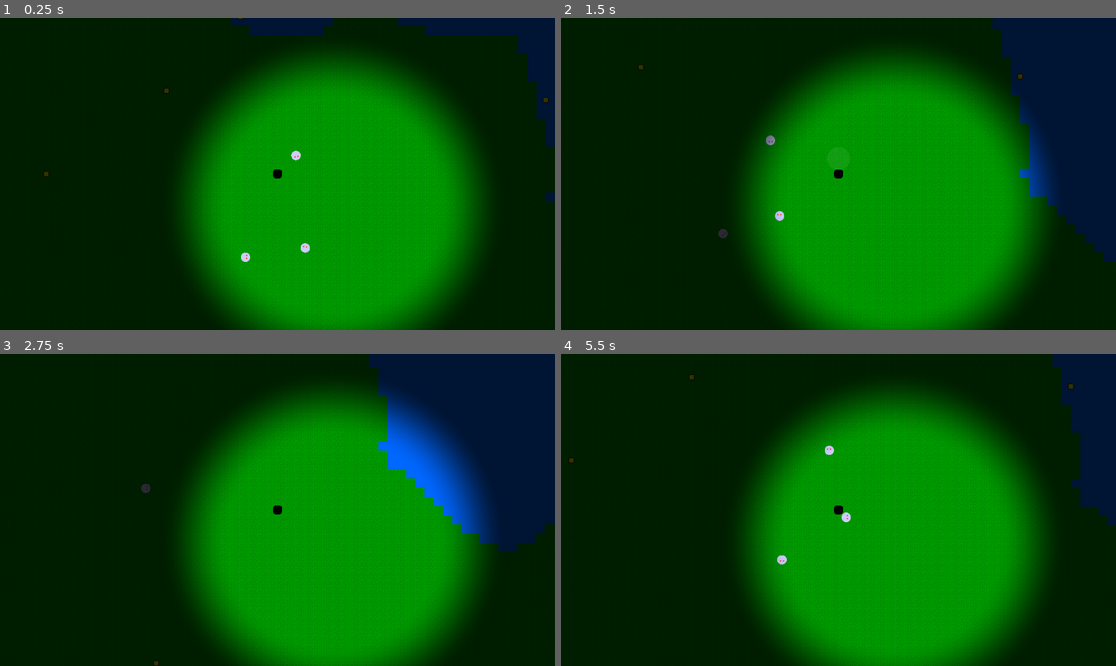
Above: before the commit, frames 1-4 (two rows, left to right).
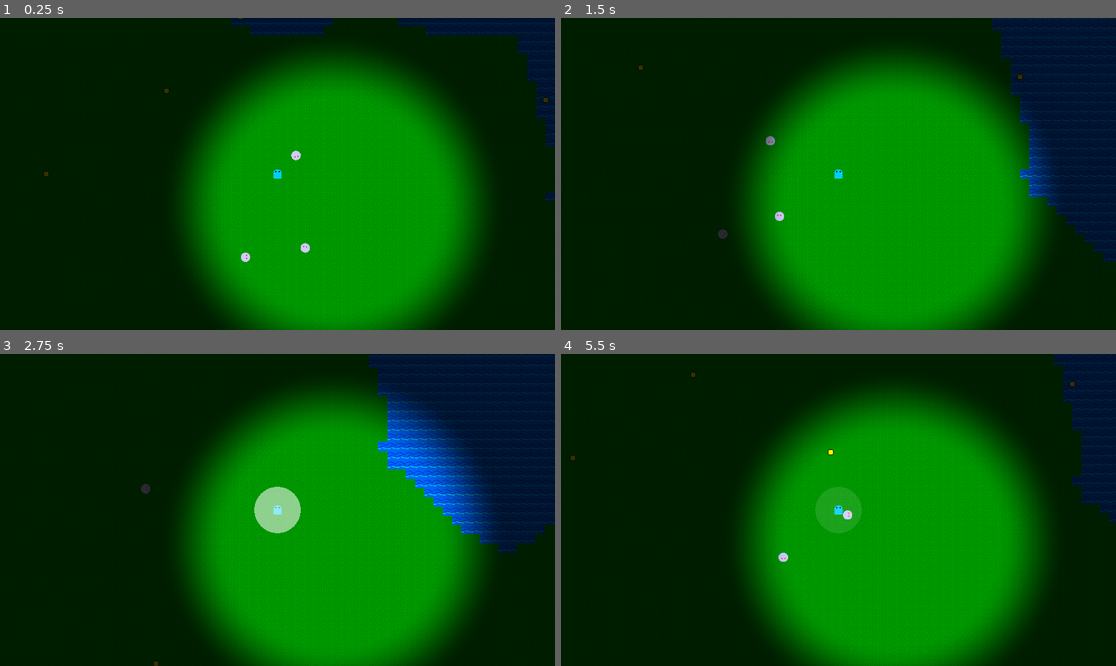
Above: after the commit, the same moments.

Repository: Kyhel/lost-in-pixels
Game: Godot game, scene res://scenes/game.tscn
Two runs of this game, one before a commit and one after it. Both use one fixed random seed, a clock stepped at 60 frames per second and the inputs below.
Inputs:
- Up to frame 1 (0.25 s): no input
- Up to frame 2 (1.5 s): hold Right (ui_right) 0.53-1.28 s; hold F (attack) 0.53-1.28 s; hold Down (ui_down) from 1.28 s (still down); tap F (attack) at 1.35 s
- Up to frame 3 (2.75 s): release Down (ui_down) at 2.03 s; hold Right (ui_right) from 2.03 s (still down); hold F (attack) from 2.03 s (still down)
- Up to frame 4 (5.5 s): release Right (ui_right) at 2.78 s; release F (attack) at 2.78 s; hold Up (ui_up) 2.78-3.53 s; tap F (attack) at 2.85, 4.35 s; hold F (attack) 3.53-4.28 s; hold Left (ui_left) 3.53-5.03 s; hold Down (ui_down) from 5.03 s (still down); hold F (attack) from 5.03 s (still down)

The runs differ from the first frame. In frame 1, less than 0.1% of the frame differs, in the area x 41-100%, y 1-59%; in frame 2, 1.1%; in frame 3, 2.6%; in frame 4, 3.0%, in the area x 1-100%, y 0-100%.

Commit message:
Changed player attack animation

Diff:
--- a/data/weapons/basic_sword.tres
+++ b/data/weapons/basic_sword.tres
@@ -1,3 +1,9 @@
-[gd_resource type="Resource" format=3 uid="uid://btixqbnannlan"]
+[gd_resource type="Resource" script_class="WeaponData" format=3 uid="uid://btixqbnannlan"]
+
+[ext_resource type="Script" uid="uid://ccggiggk0xlyu" path="res://data/weapons/weapon_data.gd" id="1_15wrg"]
 
 [resource]
+script = ExtResource("1_15wrg")
+id = &"basic_sword"
+display_name = "Basic sword"
+attack_range = 40.0
--- a/entities/attack_effect.gd
+++ b/entities/attack_effect.gd
@@ -18,7 +18,7 @@
 
 func _draw() -> void:
 	var t := _elapsed / duration
-	var alpha := (1.0 - t) * 0.6
+	var alpha := (1.0 - t) * 1
 	if alpha <= 0.0:
 		return
 
--- a/entities/player.gd
+++ b/entities/player.gd
@@ -31,7 +31,7 @@
 	if attack_cooldown_timer > 0.0:
 		attack_cooldown_timer -= delta
 
-	if Input.is_action_just_pressed("attack") and attack_cooldown_timer <= 0.0:
+	if Input.is_action_pressed("attack") and attack_cooldown_timer <= 0.0:
 		attack()
 
 	try_pickup_items()
@@ -77,8 +77,7 @@
 
 	var fx = effect_scene.instantiate()
 	fx.radius = attack_range
-	get_parent().add_child(fx)
-	fx.global_position = global_position
+	add_child(fx)
 
 
 func try_pickup_items():
--- a/scenes/game.tscn
+++ b/scenes/game.tscn
@@ -17,6 +17,7 @@
 shader_parameter/softness = 200.0
 
 [sub_resource type="CircleShape2D" id="CircleShape2D_gee14"]
+radius = 8.0
 
 [sub_resource type="CircleShape2D" id="CircleShape2D_attack"]
 radius = 20.0
Binary file changed: assets/Player.PNG
Binary file changed: assets/TerrainTiles.png
Not shown, removed: assets/Items.psd
Not shown, removed: assets/Monster_1.psd
Not shown, removed: assets/Player.psd
Not shown, removed: assets/TerrainTiles.psd
